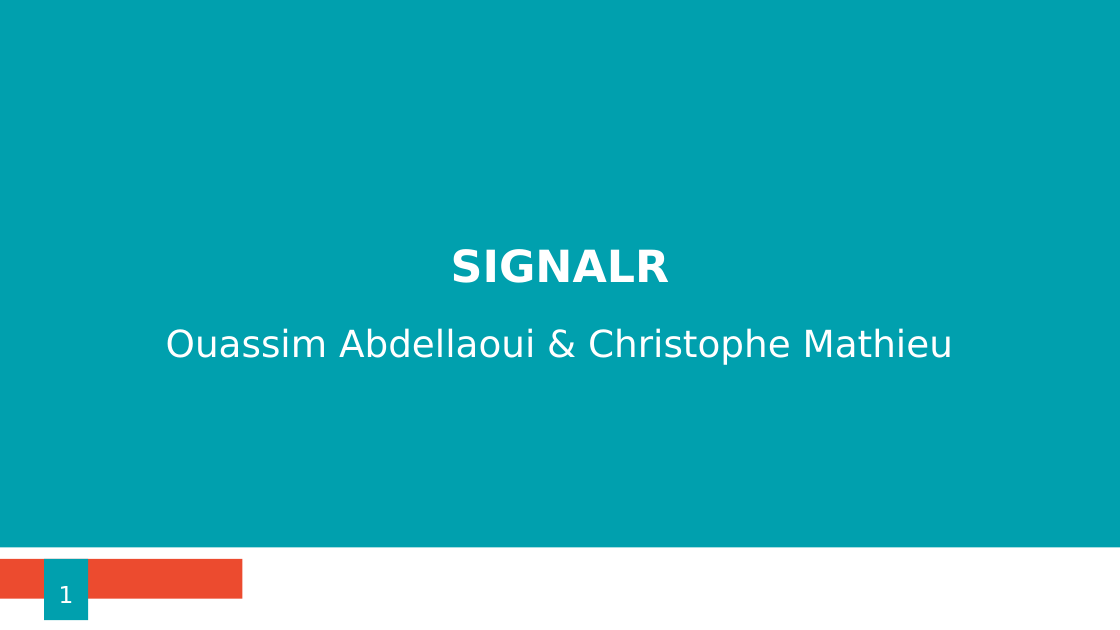
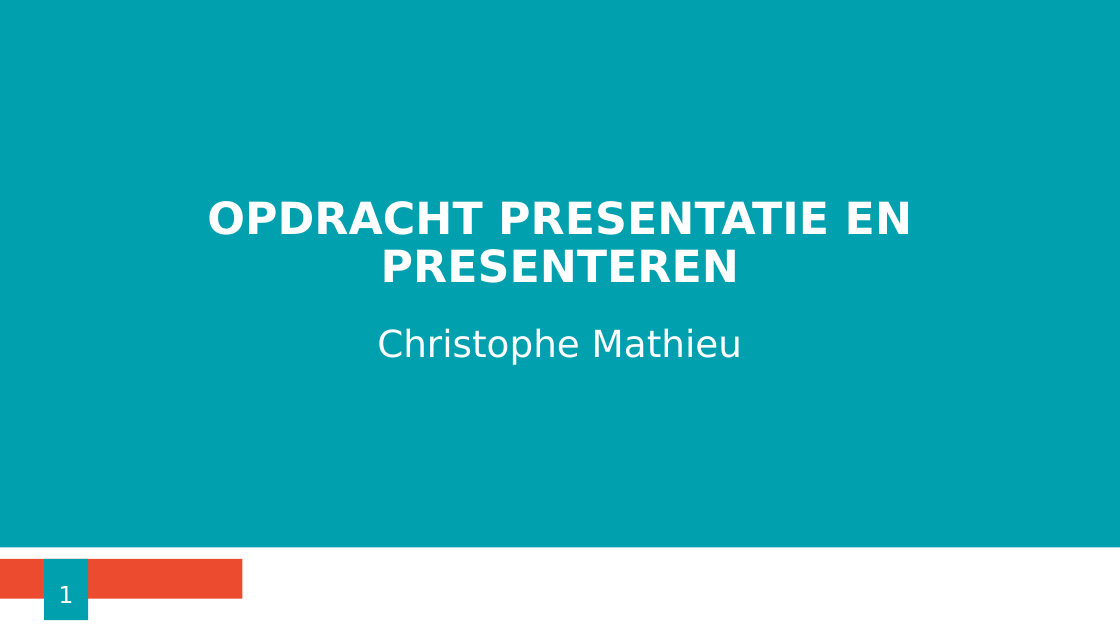
Before and after one commit to ChristopheM98/SignalR_Webapp, a slide deck: slide 1 of Presentatie SignalR.pptx. Drawn at 1120x630 pixels with LibreOffice and Linux fonts; fonts in the diff are those of the drawing; background and template pictures are left out. Boxes give left, top, right and bottom in pixels: in the first picture for what was removed or moved away, otherwise in the second. Text is boxed around its words. In the diff, an @@ line names an element or a change of style, - is before the commit and + after.

```diff
--- a/Presentatie SignalR.pptx
+++ b/Presentatie SignalR.pptx
@@ title at box(207, 201, 912, 283): text changed @@
-SIGNALR
+OPDRACHT PRESENTATIE EN PRESENTEREN
@@ subtitle at box(377, 328, 742, 365): text changed @@
-Ouassim Abdellaoui & Christophe Mathieu
+Christophe Mathieu
```
Also in this commit, not shown: 2 other slides changed, 15 slides added, 6 other files.
